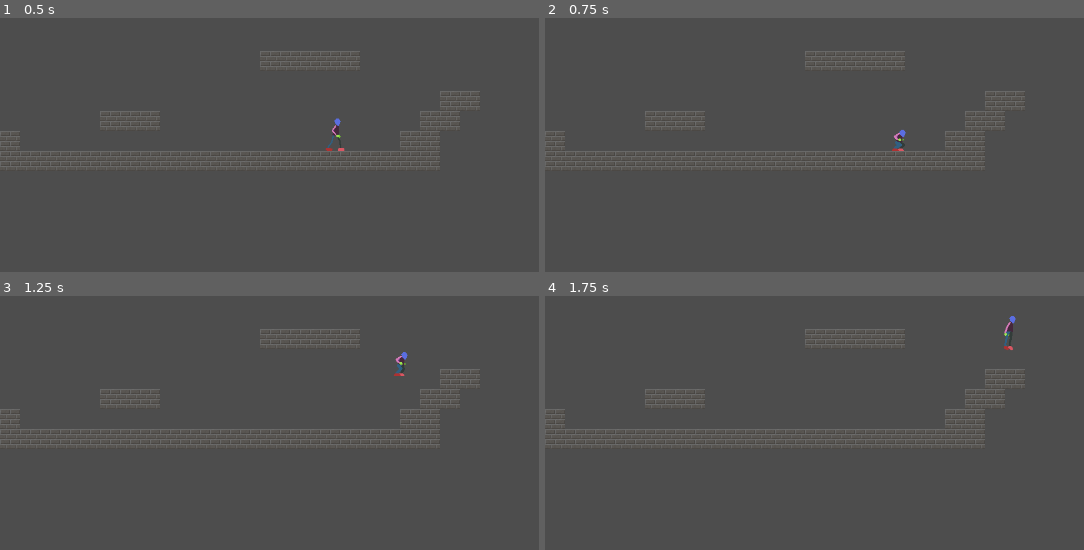
Above: before the commit, frames 1-4 (two rows, left to right).
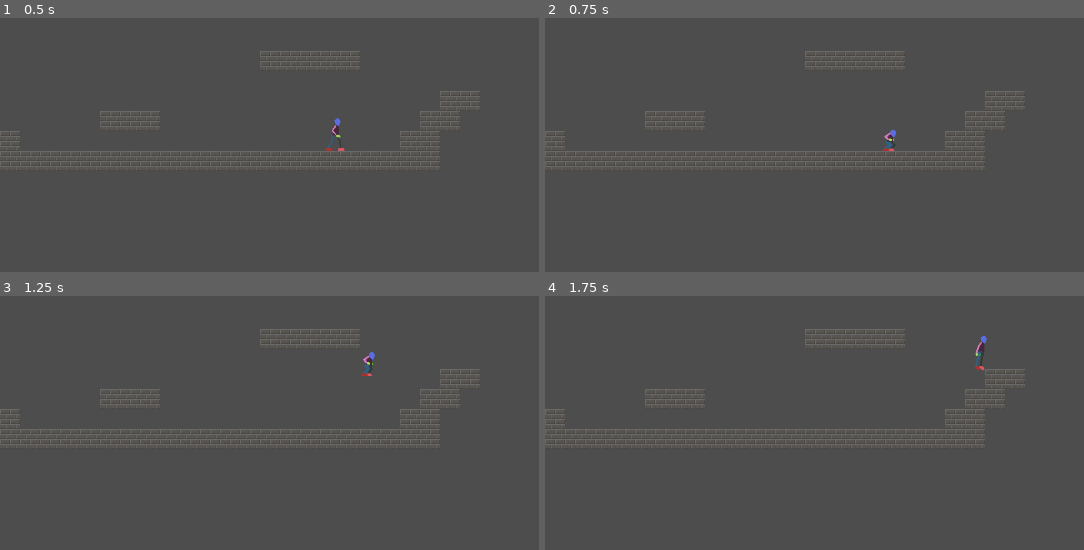
Above: after the commit, the same moments.

Repository: bhansconnect/head-smash
Game: Godot game, scene res://main.tscn
Same seed, same stepped clock (60 frames per second), same inputs: the game is played once before the commit and once after it.
Inputs:
- Up to frame 1 (0.5 s): no input
- Up to frame 2 (0.75 s): tap Enter at 0.5 s; hold D (right) from 0.53 s (still down); hold S (crouch) from 0.53 s (still down)
- Up to frame 3 (1.25 s): keep holding D (right); keep holding S (crouch); tap Space (jump) at 0.77 s
- Up to frame 4 (1.75 s): keep holding D (right); release S (crouch) at 1.28 s; tap S (crouch) at 1.35 s; tap Space (jump) at 1.52 s

Frame 1 is identical in both runs. In frame 2, 0.2% of the frame differs, in the area x 62-67%, y 44-53%; in frame 3, 0.3%; in frame 4, 0.3%, in the area x 79-88%, y 7-30%.

Commit message:
setup control modification variables

Diff:
--- a/player.gd
+++ b/player.gd
@@ -3,9 +3,9 @@
 @onready var _animation_player = $AnimationPlayer
 @onready var _sprite2d = $Sprite2D
 
-const WALK_SPEED = 150.0
-const RUN_SPEED = 400.0
-const JUMP_VELOCITY = -400.0
+@export var WALK_SPEED = 150.0
+@export var RUN_SPEED = 400.0
+@export var JUMP_VELOCITY = -400.0
 
 # Get the gravity from the project settings to be synced with RigidBody nodes.
 var gravity = ProjectSettings.get_setting("physics/2d/default_gravity")
--- a/player.tscn
+++ b/player.tscn
@@ -620,6 +620,7 @@
 
 [node name="Player" type="CharacterBody2D"]
 script = ExtResource("1_avvhg")
+WALK_SPEED = 75.0
 metadata/_edit_group_ = true
 
 [node name="Sprite2D" type="Sprite2D" parent="."]
